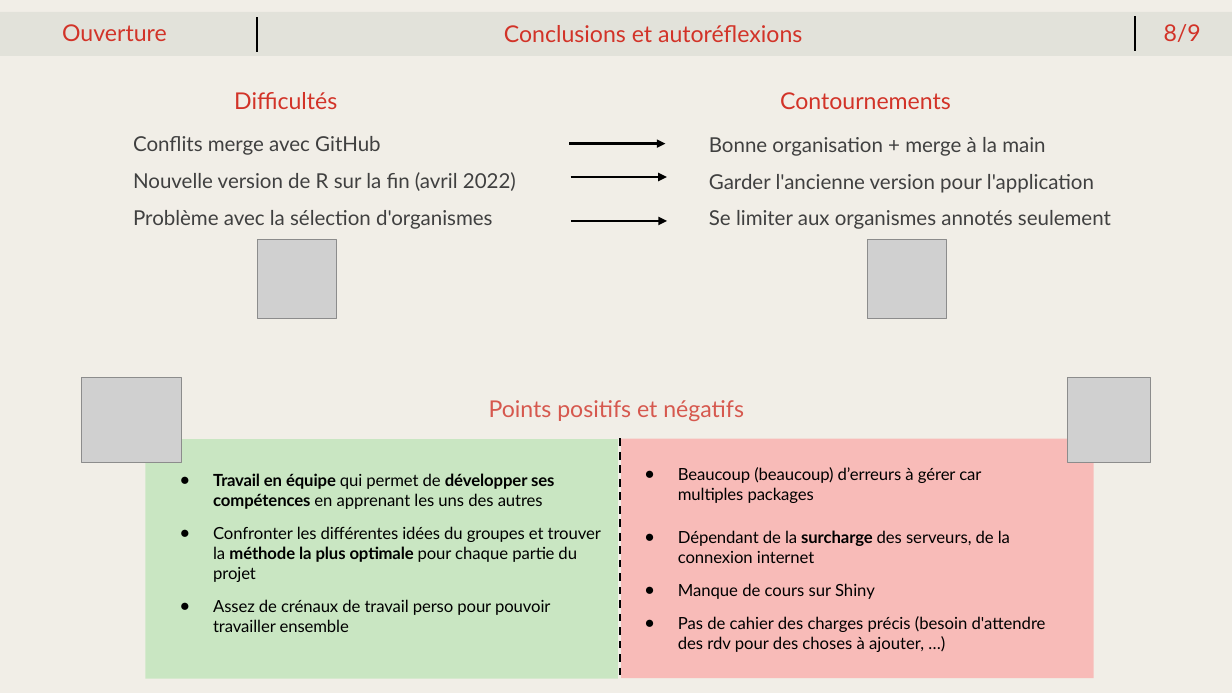
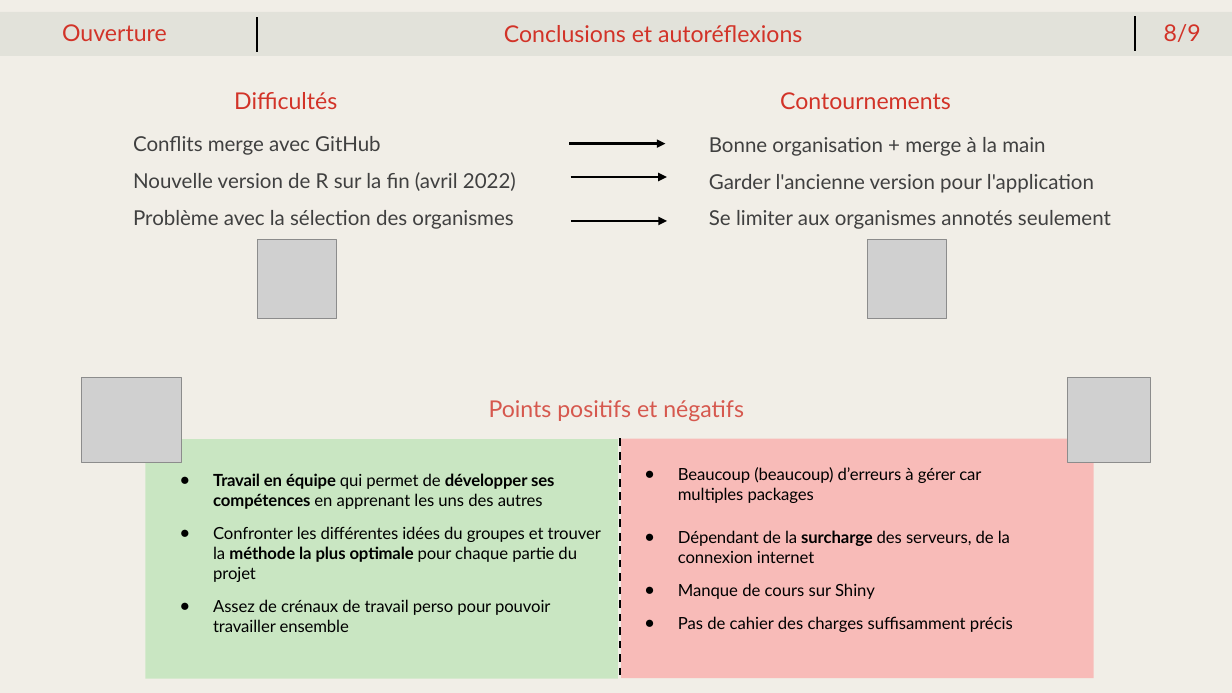
Before and after one commit to meijemathe/projet_enrichissement_fonctionnel, a slide deck: slide 9 of presentation/Projet_enrichissement_shiny.pptx. Drawn at 1232x693 pixels with LibreOffice and Linux fonts; fonts in the diff are those of the drawing; grey boxes stand for pictures. Boxes give left, top, right and bottom in pixels: in the first picture for what was removed or moved away, otherwise in the second. Text is boxed around its words. In the diff, an @@ line names an element or a change of style, - is before the commit and + after.

```diff
--- a/presentation/Projet_enrichissement_shiny.pptx
+++ b/presentation/Projet_enrichissement_shiny.pptx
@@ text at <box>133,210,513,229</box>: text changed @@
-Problème avec la sélection d'organismes
+Problème avec la sélection des organismes
@@ text at <box>678,616,1013,632</box>: text changed @@
-● Pas de cahier des charges précis (besoin d'attendre des rdv pour des choses à ajouter, …)
+● Pas de cahier des charges suffisamment précis
```
Also in this commit, not shown: 6 other slides changed, 1 other file.
